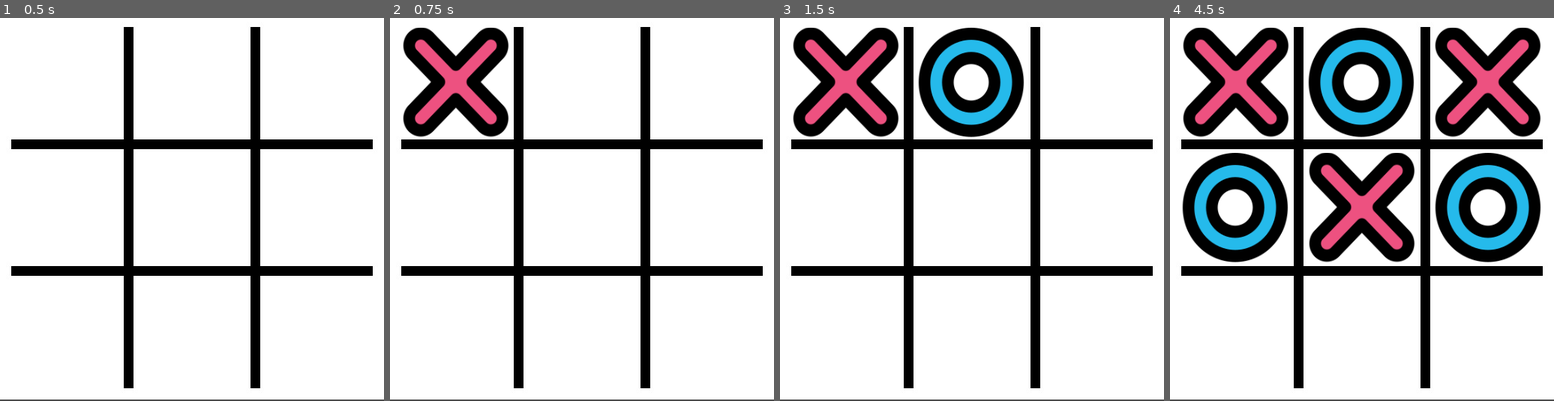
Above: before the commit, frames 1-4 (left to right).
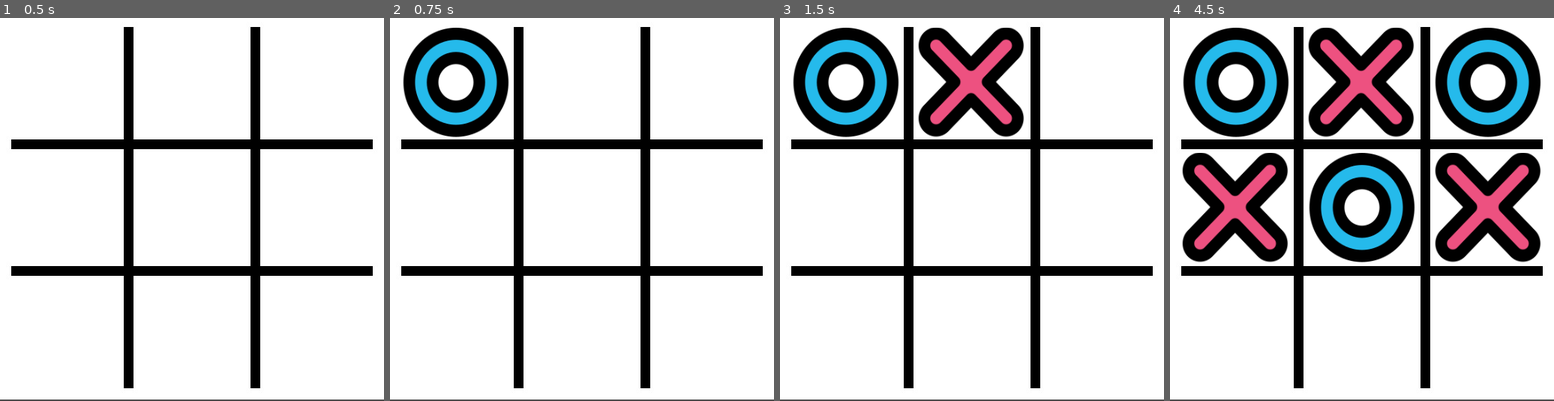
Above: after the commit, the same moments.

Repository: guilhermeprates/tic-tac-toe
Game: Godot game, scene res://Game/Game.tscn
The game is run twice, just before and just after one commit, with the same random seed, the same clock (stepped at 60 frames per second) and the same inputs.
Inputs (mouse positions are in pixels of both pictures, inside the frame that each line leads up to):
- Up to frame 1 (0.5 s): no input
- Up to frame 2 (0.75 s): tap Enter at 0.5 s; move the mouse to (455, 83) at 0.52 s; press the mouse at (455, 83) at 0.53 s
- Up to frame 3 (1.5 s): tap Space at 1.25 s; move the mouse to (972, 83) at 1.27 s; release the mouse at (972, 83) at 1.28 s; click (972, 83) at 1.35 s
- Up to frame 4 (4.5 s): tap Enter at 2, 3.5 s; move the mouse to (1488, 83) at 2.02 s; press the mouse at (1488, 83) at 2.03 s; tap Space at 2.75, 4.25 s; move the mouse to (1235, 209) at 2.77 s; release the mouse at (1235, 209) at 2.78 s; click (1235, 209) at 2.85 s; move the mouse to (1362, 209) at 3.52 s; press the mouse at (1362, 209) at 3.53 s; move the mouse to (1488, 209) at 4.27 s; release the mouse at (1488, 209) at 4.28 s; click (1488, 209) at 4.35 s

Frame 1 is identical in both runs. In frame 2, 6.1% of the frame differs, in the area x 3-32%, y 2-32%; in frame 3, 12%; in frame 4, 36%, in the area x 3-97%, y 2-64%.

Commit message:
Ädd winner checker

Diff:
--- a/Game/Board.gd
+++ b/Game/Board.gd
@@ -1,27 +1,28 @@
 extends Node2D
 class_name Board
 
-const BOARD_DIMENSIONS = Vector2(3, 3)
-
-var board
-var tiles
-var current_player
-var players = [ Player.Symbol.X, Player.Symbol.O ]
-var random_number_generator = RandomNumberGenerator.new()
+var board = []
+var game_ended = false
+var current_player = Player.Symbol.None
 
 func _ready():
+	var players = [ Player.Symbol.X, Player.Symbol.O ]
+	var random_number_generator = RandomNumberGenerator.new()
 	var random = random_number_generator.randf_range(0, players.size())
 	current_player = players[random]
-	set_observers()
 	build_board()
 
-func set_observers():
-	tiles = []
+func build_board():
+	board = []
 	var childrens = get_children()
 	for node in childrens:
 		if node is BoardTile:
 			node.connect("boardtile_clicked", self, "boardtile_clicked")
-			tiles.append(node)
+			if range(board.size()).has(node.line):
+				board[node.line].append(node)
+			else:
+				board.append([])
+				board[node.line].append(node)
 			print(node.get_board_position())
 
 func reset_game():
@@ -30,14 +31,6 @@
 		if node is BoardTile:
 			node.set_symbol(Player.Symbol.None)
 
-func build_board():
-	board = []
-	for line in range(BOARD_DIMENSIONS.x):
-		board.append([])
-		for column in range(BOARD_DIMENSIONS.y):
-			board[line].append(column)
-	print(board)
-
 func update_current_player():
 	if current_player == Player.Symbol.X:
 		current_player = Player.Symbol.O
@@ -45,13 +38,51 @@
 		current_player = Player.Symbol.X
 
 func boardtile_clicked(line, column):
+	if game_ended:
+		reset_game()
 	print("%d,%d" % [line, column])
-	for tile in tiles:
-		if tile.line == line and tile.column == column:
-			if tile.symbol == Player.Symbol.NONE:
-				tile.set_symbol(current_player)
-				update_current_player()
-	check_winner()
+	var tile = board[line][column]
+	if tile.symbol == Player.Symbol.None:
+		tile.set_symbol(current_player)
+		check_winner()
+		update_current_player()
 
 func check_winner():
-	pass
+	for line in range(3):
+		if check_line(line):
+			print("Winner")
+			print(current_player)
+			game_ended = true
+	for column in range(3):
+		if check_column(column):
+			print("Winner")
+			print(current_player)
+			game_ended = true
+	for diagonal in [0, 2]:
+		if check_diagonal(diagonal):
+			print("Winner")
+			print(current_player)
+			game_ended = true
+
+func check_line(line) -> bool:
+	for column in range(3):
+		if board[line][column].symbol != current_player:
+			return false;
+	return true
+
+func check_column(column) -> bool:
+	for line in range(3):
+		if (board[line][column].symbol != current_player):
+			return false
+	return true
+
+func check_diagonal(diagonal) -> bool:
+	for line in range(3):
+		var column
+		if diagonal == 0:
+			column = line
+		else:
+			column = 3 - line - 1
+		if board[line][column].symbol != current_player:
+			return false;
+	return true;
--- a/Game/BoardTile.gd
+++ b/Game/BoardTile.gd
@@ -7,7 +7,7 @@
 export(int) var column
 export(Array, Texture) var symbol_textures
 
-var symbol = Player.Symbol.NONE
+var symbol = Player.Symbol.None
 var sprite
 
 func _ready():
--- a/Game/Player.gd
+++ b/Game/Player.gd
@@ -1,4 +1,4 @@
 extends Object
 class_name Player
 
-enum Symbol { NONE = 0, X = 1, O = 2 }
+enum Symbol { None = 0, X = 1, O = 2 }
